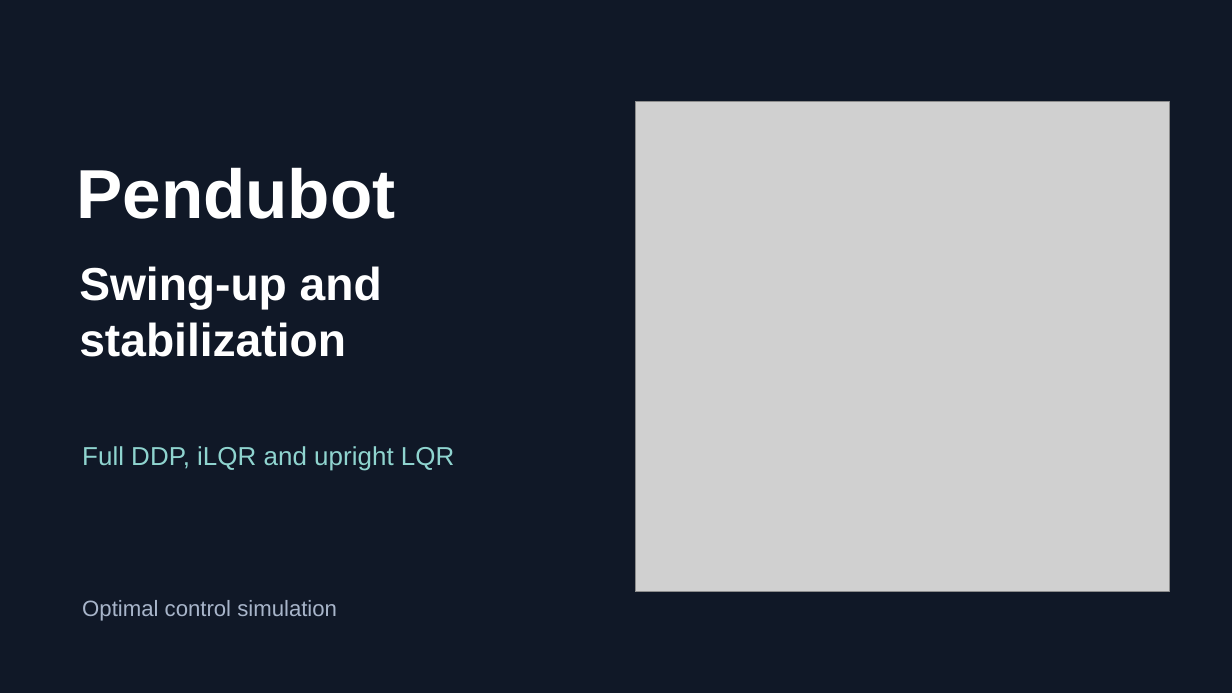
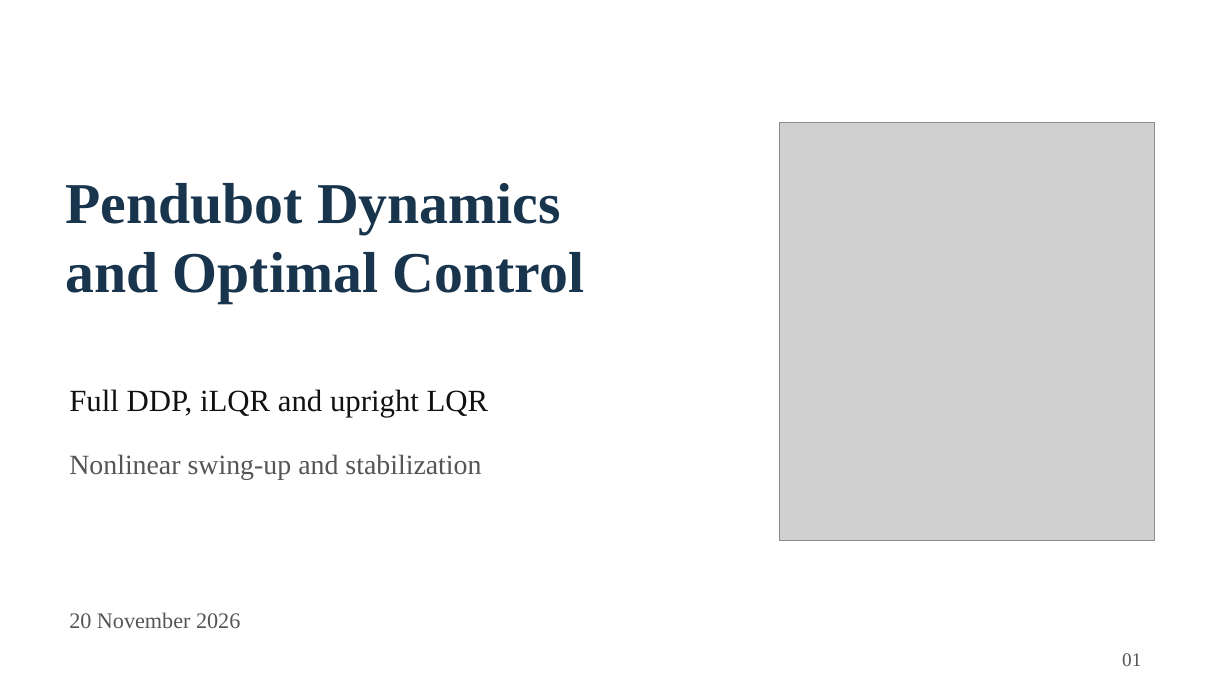
Before and after one commit to nurchoolsm2-hub/Pendubot_Opt_Control, a slide deck: slide 1 of docs/Pendubot Presentation.pptx. Drawn at 1232x693 pixels with LibreOffice and Linux fonts; fonts in the diff are those of the drawing; grey boxes stand for pictures. Boxes give left, top, right and bottom in pixels: in the first picture for what was removed or moved away, otherwise in the second. Text is boxed around its words. In the diff, an @@ line names an element or a change of style, - is before the commit and + after.

Commit message:
Expand formal Pendubot presentation to 15 slides with dynamics and optimal control

```diff
--- a/docs/Pendubot Presentation.pptx
+++ b/docs/Pendubot Presentation.pptx
@@ background #101827 to #FFFFFF @@
@@ picture: place and size @@
-picture at [636,101,1170,592]
+picture at [780,122,1155,541]
@@ text removed at [76,167,395,219] @@
-Pendubot
@@ text added at [65,183,584,303], 45 pt, text #18354D, bold @@
+Pendubot Dynamics
+and Optimal Control
@@ text "Full DDP, iLQR and upright ...": place and size @@
-text "Full DDP, iLQR and upright ..." at [82,446,454,471]
+text "Full DDP, iLQR and upright ..." at [69,389,489,417]
@@ text "Full DDP, iLQR and upright ..." at [69,389,489,417]: size 20.2 to 24 pt, font Arial to Times New Roman, text colour #8FD4CF to #111111 @@
@@ text at [69,454,481,480]: text changed; size 36 to 21.8 pt; font Arial to Times New Roman; text colour #FFFFFF to #555555; bold off @@
-Swing-up and
-stabilization
+Nonlinear swing-up and stabilization
@@ text added at [69,612,240,628], 17.2 pt, text #555555 @@
+20 November 2026
@@ text removed at [82,600,337,621] @@
-Optimal control simulation
@@ text added at [1122,653,1141,666], 15 pt, text #555555 @@
+01
```
Also in this commit, not shown: 3 other slides changed, 11 slides added, 6 slides removed, 3 other files.
